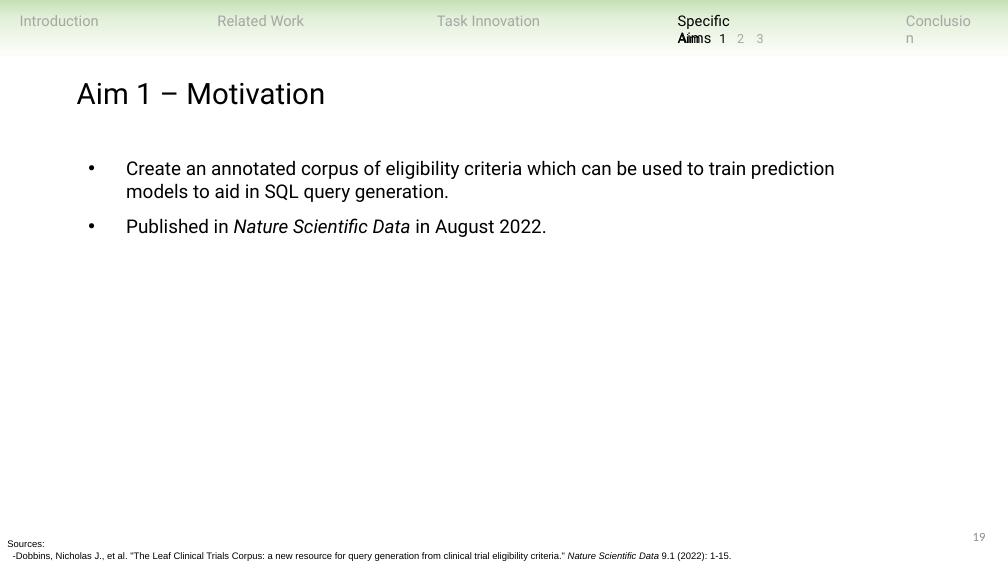
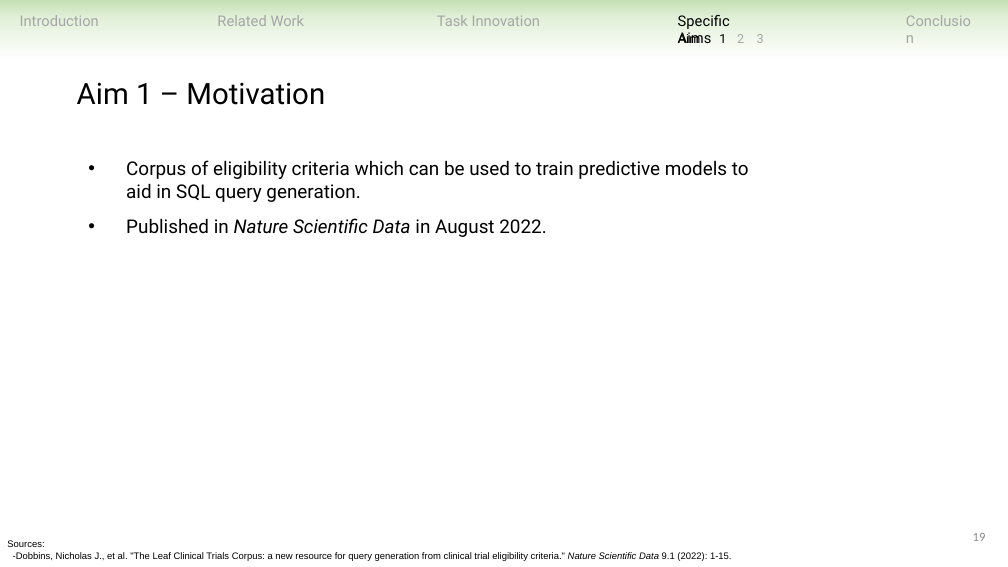
Before and after one commit to ndobb/dissertation, a slide deck: slide 19 of 4_general_exam/presentation/nic_dobbins_general_exam.pptx. Drawn at 1008x567 pixels with LibreOffice and Linux fonts; fonts in the diff are those of the drawing. Boxes give left, top, right and bottom in pixels: in the first picture for what was removed or moved away, otherwise in the second. Text is boxed around its words. In the diff, an @@ line names an element or a change of style, - is before the commit and + after.

```diff
--- a/4_general_exam/presentation/nic_dobbins_general_exam.pptx
+++ b/4_general_exam/presentation/nic_dobbins_general_exam.pptx
@@ text at [126,160,749,202]: text changed @@
-• Create an annotated corpus of eligibility criteria which can be used to train prediction models to aid in SQL query generation.
+• Corpus of eligibility criteria which can be used to train predictive models to aid in SQL query generation.
```
Also in this commit, not shown: 17 other slides changed, 3 slides added, 2 slides removed.
